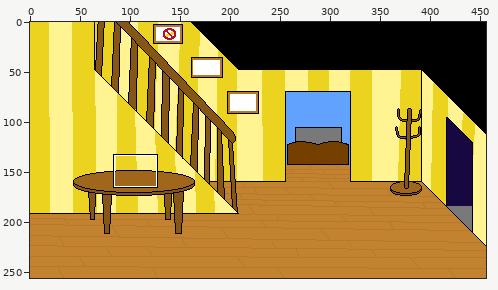
Two versions of one pixel-art file, Assets/Sprites/home_background.aseprite. The picture above shows the old version from afar; the outline marks the close-up.
Close-up. As it was:
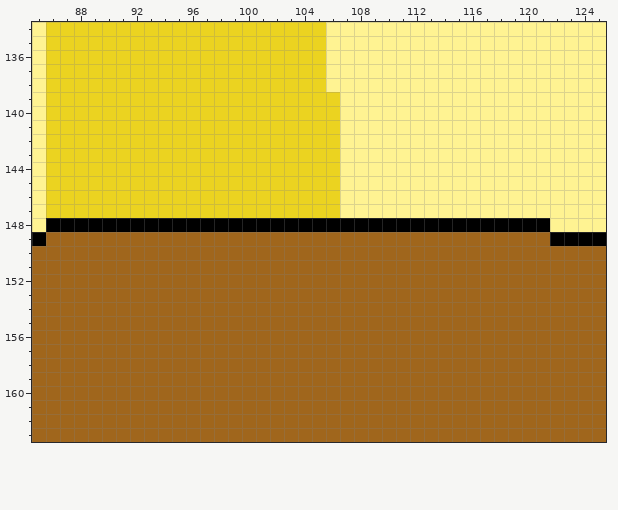
456x256 pixels, 1 frame. Colours within 5 levels of each other are drawn and written as one. Shown: x 85..125, y 134..163. The commit also changed other parts of the picture, which this record leaves out.
After:
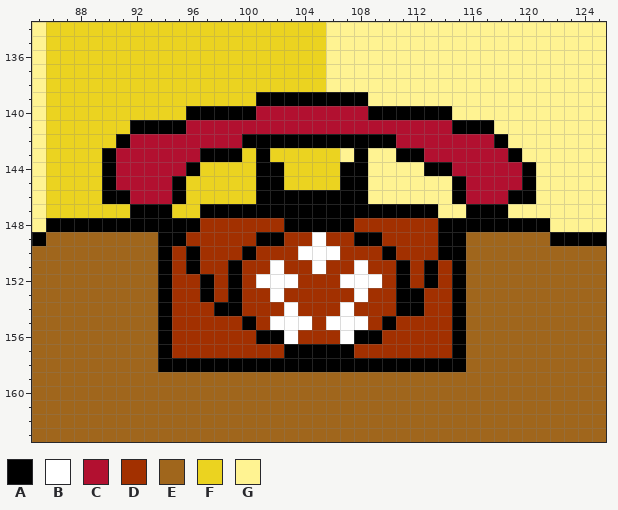
Palette (. is transparent): A #000000  B #ffffff  C #b21030  D #a23000  E #a0661c  F #ebd320  G #fff392
Diff:
--- layer "background"
@@ x 85..125 @@
 138 GFFFFFFFFFFFFFFFFFFFFGGGGGGGGGGGGGGGGGGGG
-139 GFFFFFFFFFFFFFFFFFFFFFGGGGGGGGGGGGGGGGGGG
-140 GFFFFFFFFFFFFFFFFFFFFFGGGGGGGGGGGGGGGGGGG
-141 GFFFFFFFFFFFFFFFFFFFFFGGGGGGGGGGGGGGGGGGG
-142 GFFFFFFFFFFFFFFFFFFFFFGGGGGGGGGGGGGGGGGGG
-143 GFFFFFFFFFFFFFFFFFFFFFGGGGGGGGGGGGGGGGGGG
-144 GFFFFFFFFFFFFFFFFFFFFFGGGGGGGGGGGGGGGGGGG
-145 GFFFFFFFFFFFFFFFFFFFFFGGGGGGGGGGGGGGGGGGG
-146 GFFFFFFFFFFFFFFFFFFFFFGGGGGGGGGGGGGGGGGGG
-147 GFFFFFFFFFFFFFFFFFFFFFGGGGGGGGGGGGGGGGGGG
-148 GAAAAAAAAAAAAAAAAAAAAAAAAAAAAAAAAAAAAGGGG
-149 AEEEEEEEEEEEEEEEEEEEEEEEEEEEEEEEEEEEEAAAA
-150 EEEEEEEEEEEEEEEEEEEEEEEEEEEEEEEEEEEEEEEEE
-151 EEEEEEEEEEEEEEEEEEEEEEEEEEEEEEEEEEEEEEEEE
-152 EEEEEEEEEEEEEEEEEEEEEEEEEEEEEEEEEEEEEEEEE
-153 EEEEEEEEEEEEEEEEEEEEEEEEEEEEEEEEEEEEEEEEE
-154 EEEEEEEEEEEEEEEEEEEEEEEEEEEEEEEEEEEEEEEEE
-155 EEEEEEEEEEEEEEEEEEEEEEEEEEEEEEEEEEEEEEEEE
-156 EEEEEEEEEEEEEEEEEEEEEEEEEEEEEEEEEEEEEEEEE
-157 EEEEEEEEEEEEEEEEEEEEEEEEEEEEEEEEEEEEEEEEE
-158 EEEEEEEEEEEEEEEEEEEEEEEEEEEEEEEEEEEEEEEEE
+139 GFFFFFFFFFFFFFFFAAAAAAAAGGGGGGGGGGGGGGGGG
+140 GFFFFFFFFFFAAAAACCCCCCCCAAAAAAGGGGGGGGGGG
+141 GFFFFFFAAAACCCCCCCCCCCCCCCCCCCAAAGGGGGGGG
+142 GFFFFFACCCCCCCCAAAAAAAAAAACCCCCCCAGGGGGGG
+143 GFFFFACCCCCCAAAFAFFFFFGAGGAACCCCCCAGGGGGG
+144 GFFFFACCCCCAFFFFAAFFFFAAGGGGAACCCCCAGGGGG
+145 GFFFFACCCCAFFFFFAAFFFFAAGGGGGGACCCCAGGGGG
+146 GFFFFAACCCAFFFFFAAAAAAAAGGGGGGACCCAAGGGGG
+147 GFFFFFFAAAFFAAAAAAAAAAAAAAAAAGGAAAGGGGGGG
+148 GAAAAAAAAAAADDDDDDAAAAADDDDDDAAAAAAAAGGGG
+149 AEEEEEEEEAADDDDDAADDBDDAADDDDAAEEEEEEAAAA
+150 EEEEEEEEEADADDDADDDBBBDDDADDDAAEEEEEEEEEE
+151 EEEEEEEEEADADDADDBDDBDDBDDADADAEEEEEEEEEE
+152 EEEEEEEEEADDADADBBBDDDBBBDADADAEEEEEEEEEE
+153 EEEEEEEEEADDADADDBDDDDDBDDAADDAEEEEEEEEEE
+154 EEEEEEEEEADDDAADDDBDDDBDDDAADDAEEEEEEEEEE
+155 EEEEEEEEEADDDDDADBBBDBBBDADDDDAEEEEEEEEEE
+156 EEEEEEEEEADDDDDDAABDDDBAADDDDDAEEEEEEEEEE
+157 EEEEEEEEEADDDDDDDDAAAAADDDDDDDAEEEEEEEEEE
+158 EEEEEEEEEAAAAAAAAAAAAAAAAAAAAAAEEEEEEEEEE
 159 EEEEEEEEEEEEEEEEEEEEEEEEEEEEEEEEEEEEEEEEE
